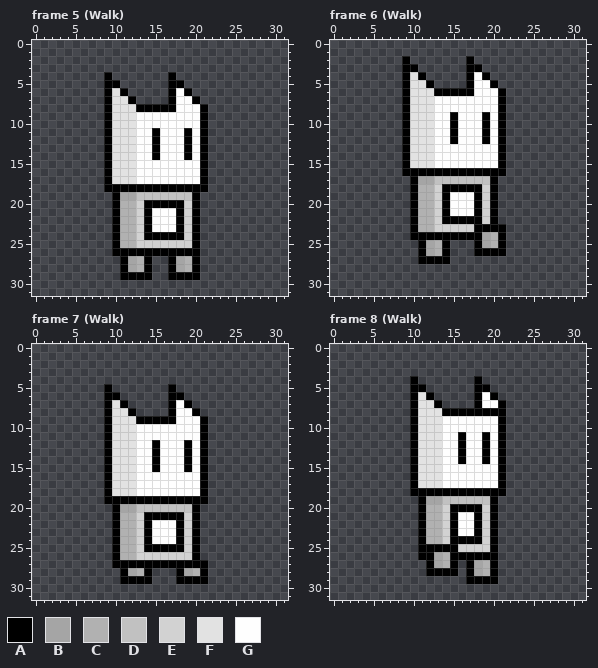
Two states of a pixel-art file, Sprites/Players/Player.aseprite. Above is the file before it was changed.
32x32 pixels, 36 frames. Colours within 5 levels of each other are drawn and written as one. Shown: frame 5 (Walk), frame 6 (Walk), frame 7 (Walk), frame 8 (Walk). The commit also changed other frames, which this record leaves out.
Palette (. is transparent): A #000000  B #a5a5a5  C #b1b1b1  D #c1c1c1  E #d2d2d2  F #e2e2e2  G #fefefe
Pixels before, frame 5 (Walk), first column x 9:
 4 A.......A....
 5 AA......AA...
 6 AFA.....AGA..
 7 AFFA....AGGA.
 8 AFFFAAAAAGGGA
 9 AFFFGGGGGGGGA
10 AFFFGGGGGGGGA
11 AFFFGGAGGGAGA
12 AFFFGGAGGGAGA
13 AFFFGGAGGGAGA
14 AFFFGGAGGGAGA
15 AFFFGGGGGGGGA
16 AFFFGGGGGGGGA
17 AFFFGGGGGGGGA
18 AAAAAAAAAAAAA
19 .ABBDDDDDDDA.
20 .ACCEAAAAAEA.
21 .ACCEAGGGAEA.
22 .ACCEAGGGAEA.
23 .ACCEAGGGAEA.
24 .ACCEAAAAAEA.
25 .ACCEEEEEEEA.
26 .AAAAAAAAAAA.
27 ..ABCA..ABCA.
28 ..ABCA..ABCA.
29 ..AAAA..AAAA.
Pixels before, frame 6 (Walk), first column x 9:
 2 A.......A....
 3 AA......AA...
 4 AFA.....AGA..
 5 AFFA....AGGA.
 6 AFFFAAAAAGGGA
 7 AFFFGGGGGGGGA
 8 AFFFGGGGGGGGA
 9 AFFFGGAGGGAGA
10 AFFFGGAGGGAGA
11 AFFFGGAGGGAGA
12 AFFFGGAGGGAGA
13 AFFFGGGGGGGGA
14 AFFFGGGGGGGGA
15 AFFFGGGGGGGGA
16 AAAAAAAAAAAAA
17 .ABBDDDDDDDA.
18 .ACCEAAAAAEA.
19 .ACCEAGGGAEA.
20 .ACCEAGGGAEA.
21 .ACCEAGGGAEA.
22 .ACCEAAAAAEA.
23 .ACCEEEEEAAAA
24 .AAAAAAAAABCA
25 ..ABCA...ABCA
26 ..ABCA...AAAA
27 ..AAAA.......
Pixels before, frame 7 (Walk), first column x 9:
 5 A.......A....
 6 AA......AA...
 7 AFA.....AGA..
 8 AFFA....AGGA.
 9 AFFFAAAAAGGGA
10 AFFFGGGGGGGGA
11 AFFFGGGGGGGGA
12 AFFFGGAGGGAGA
13 AFFFGGAGGGAGA
14 AFFFGGAGGGAGA
15 AFFFGGAGGGAGA
16 AFFFGGGGGGGGA
17 AFFFGGGGGGGGA
18 AFFFGGGGGGGGA
19 AAAAAAAAAAAAA
20 .ABBDDDDDDDA.
21 .ACCEAAAAAEA.
22 .ACCEAGGGAEA.
23 .ACCEAGGGAEA.
24 .ACCEAGGGAEA.
25 .ACCEAAAAAEA.
26 .ACCEEEEEEEA.
27 .AAAAAAAAAAAA
28 ..ABCA...ABCA
29 ..AAAA...AAAA
Pixels before, frame 8 (Walk), first column x 10:
 4 A.......A...
 5 AA......AA..
 6 AFA.....AGA.
 7 AFFA....AGGA
 8 AFFFAAAAAAAA
 9 AFFFGGGGGGGA
10 AFFFGGGGGGGA
11 AFFFGGAGGAGA
12 AFFFGGAGGAGA
13 AFFFGGAGGAGA
14 AFFFGGAGGAGA
15 AFFFGGGGGGGA
16 AFFFGGGGGGGA
17 AFFFGGGGGGGA
18 AAAAAAAAAAAA
19 .ABBDDDDDDA.
20 .ACCEAAAAEA.
21 .ACCEAGGAEA.
22 .ACCEAGGAEA.
23 .ACCEAGGAEA.
24 .ACCEAAAAEA.
25 .AAAAAEEEEA.
26 .AABCAAAAAA.
27 ..ABCA.ABCA.
28 ..AAAA.ABCA.
29 .......AAAA.
Once edited:
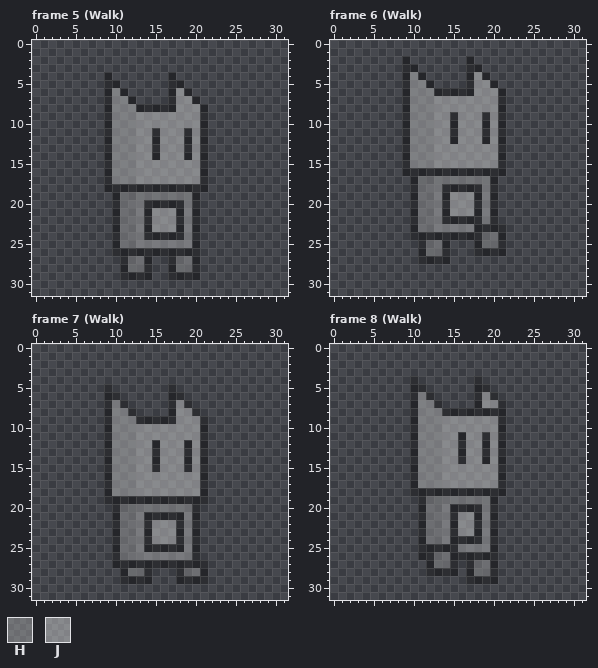
Colours new in this view: H #c1c1c15c  J #fefefe5c
Changes in this commit:
layer "FrontBody" opacity 100% -> 36%
colour A: #000000 -> #0000005c
colour B: #a5a5a5 -> #a5a5a55c
colour C: #b1b1b1 -> #b1b1b15c
colour E: #d2d2d2 -> #d2d2d25c
colour F: #e2e2e2 -> #e2e2e25c
Frame 5 (Walk):
y 6: x 18 G -> J
y 7: x 18..19 GG -> JJ
y 8: x 18..20 GGG -> JJJ
y 9..10: x 13..20 GGGGGGGG -> JJJJJJJJ
y 11..14: x 13..14 GG -> JJ; x 16..18 GGG -> JJJ; x 20 G -> J
y 15..17: x 13..20 GGGGGGGG -> JJJJJJJJ
y 19: x 13..19 DDDDDDD -> HHHHHHH
y 21..23: x 15..17 GGG -> JJJ
Frame 6 (Walk):
y 4: x 18 G -> J
y 5: x 18..19 GG -> JJ
y 6: x 18..20 GGG -> JJJ
y 7..8: x 13..20 GGGGGGGG -> JJJJJJJJ
y 9..12: x 13..14 GG -> JJ; x 16..18 GGG -> JJJ; x 20 G -> J
y 13..15: x 13..20 GGGGGGGG -> JJJJJJJJ
y 17: x 13..19 DDDDDDD -> HHHHHHH
y 19..21: x 15..17 GGG -> JJJ
Frame 7 (Walk):
y 7: x 18 G -> J
y 8: x 18..19 GG -> JJ
y 9: x 18..20 GGG -> JJJ
y 10..11: x 13..20 GGGGGGGG -> JJJJJJJJ
y 12..15: x 13..14 GG -> JJ; x 16..18 GGG -> JJJ; x 20 G -> J
y 16..18: x 13..20 GGGGGGGG -> JJJJJJJJ
y 20: x 13..19 DDDDDDD -> HHHHHHH
y 22..24: x 15..17 GGG -> JJJ
Frame 8 (Walk):
y 6: x 19 G -> J
y 7: x 19..20 GG -> JJ
y 9..10: x 14..20 GGGGGGG -> JJJJJJJ
y 11..14: x 14..15 GG -> JJ; x 17..18 GG -> JJ; x 20 G -> J
y 15..17: x 14..20 GGGGGGG -> JJJJJJJ
y 19: x 14..19 DDDDDD -> HHHHHH
y 21..23: x 16..17 GG -> JJ
Boxes around the changes in both pictures, in picture pixels (x1, y1, x2, y2):
changed: (104, 72, 208, 280)
changed: (402, 56, 506, 264)
changed: (104, 384, 208, 584)
changed: (410, 376, 506, 584)
